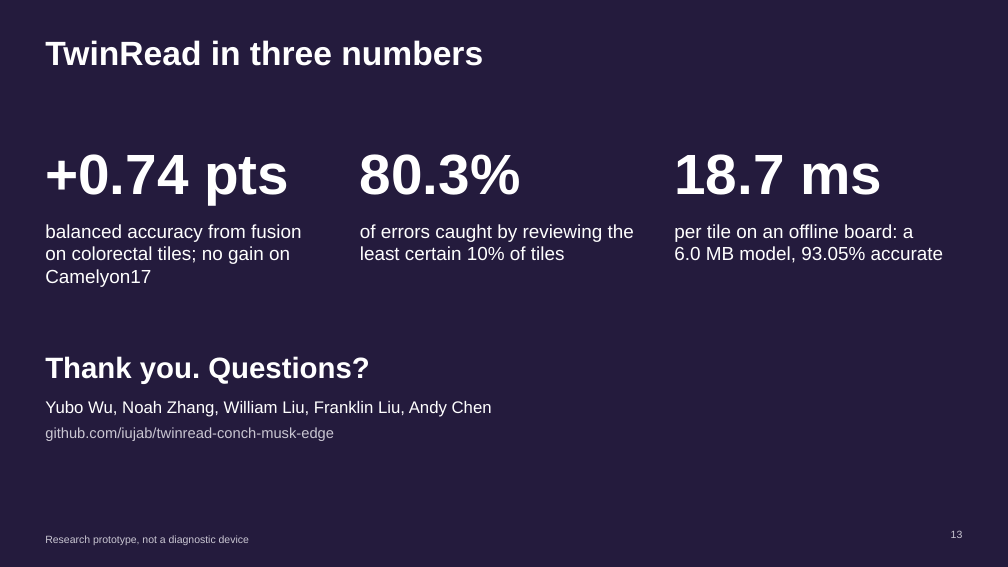
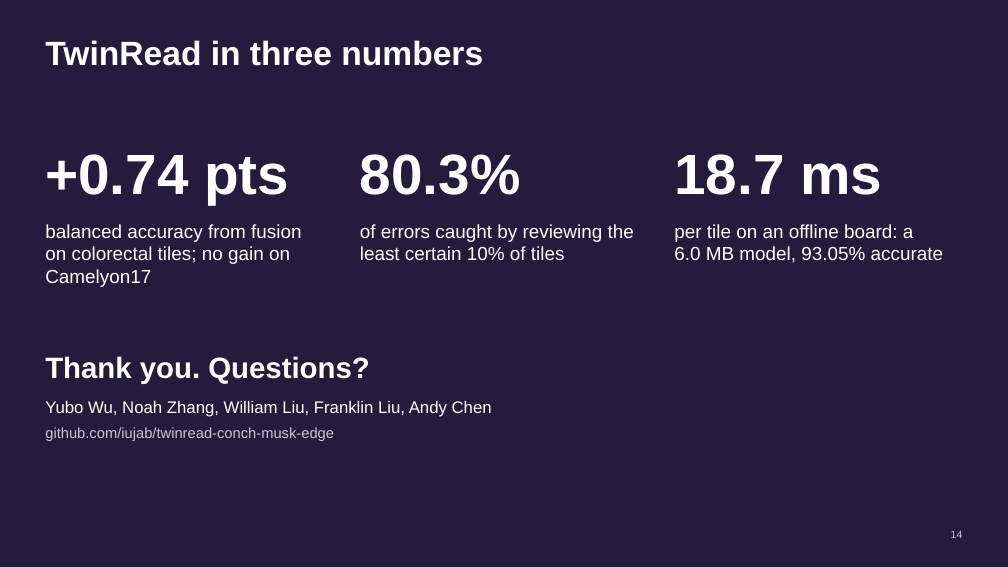
Before and after one commit to iujab/twinread-conch-musk-edge, a slide deck: slide 14 of docs/twinread_deck.pptx (slide 13 before the commit). Drawn at 1008x567 pixels with LibreOffice and Linux fonts; fonts in the diff are those of the drawing. Boxes give left, top, right and bottom in pixels: in the first picture for what was removed or moved away, otherwise in the second. Text is boxed around its words. In the diff, an @@ line names an element or a change of style, - is before the commit and + after.

```diff
--- a/docs/twinread_deck.pptx
+++ b/docs/twinread_deck.pptx
@@ text removed at (x1=45, y1=535, x2=249, y2=545) @@
-Research prototype, not a diagnostic device
@@ page number at (x1=951, y1=531, x2=963, y2=538): text changed @@
-13
+14
```
Also in this commit, not shown: 18 other slides changed, 1 slide added, 8 other files.
